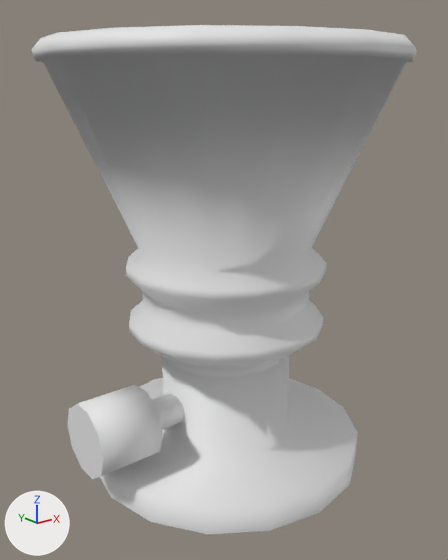
A saved change to the Blender file models/kuka/kuka-vacuum-gripper.blend.
One viewpoint serves both versions: a 50 mm lens placed at (-0.925, -1.151, 0.934), pointed at (-0.01, -0.007, 0.477). The axes (+X, +Y, +Z) are drawn at lower left. The lights are the same throughout.

Objects in the first picture: 'gripperPlug', 'kukaVacuumGripper'.
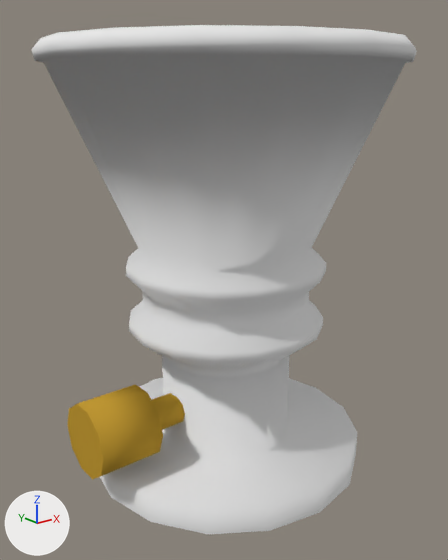
Location of each change, [x1, y1, x2, y2] in pixels of the pictures (448 x 560 px):
```json
{"object": "gripperPlug", "change": "recoloured", "before": [67, 384, 185, 479], "after": [67, 384, 185, 479], "on screen": "grey to yellow"}
```

Scene script edits in JSON lines:
```json
{"op": "add", "block": "mat_gripperplugmaterial", "code": ["mat_gripperplugmaterial = diffuse_material('gripperPlugMaterial')", "mat_gripperplugmaterial.base_color = (0.538, 0.32, 0.0356)  # yellow #c29935"]}
{"block": "me_cylinder_001", "where": "me_cylinder_001.from_pydata(...)  # 40 vertices, 32 faces; spans x 0.0..0.265, y -0.088..0.088, z -0.083..0.083"}
{"op": "add", "block": "me_cylinder_001", "code": "me_cylinder_001.materials.append(mat_gripperplugmaterial)  # yellow #c29935"}
```
